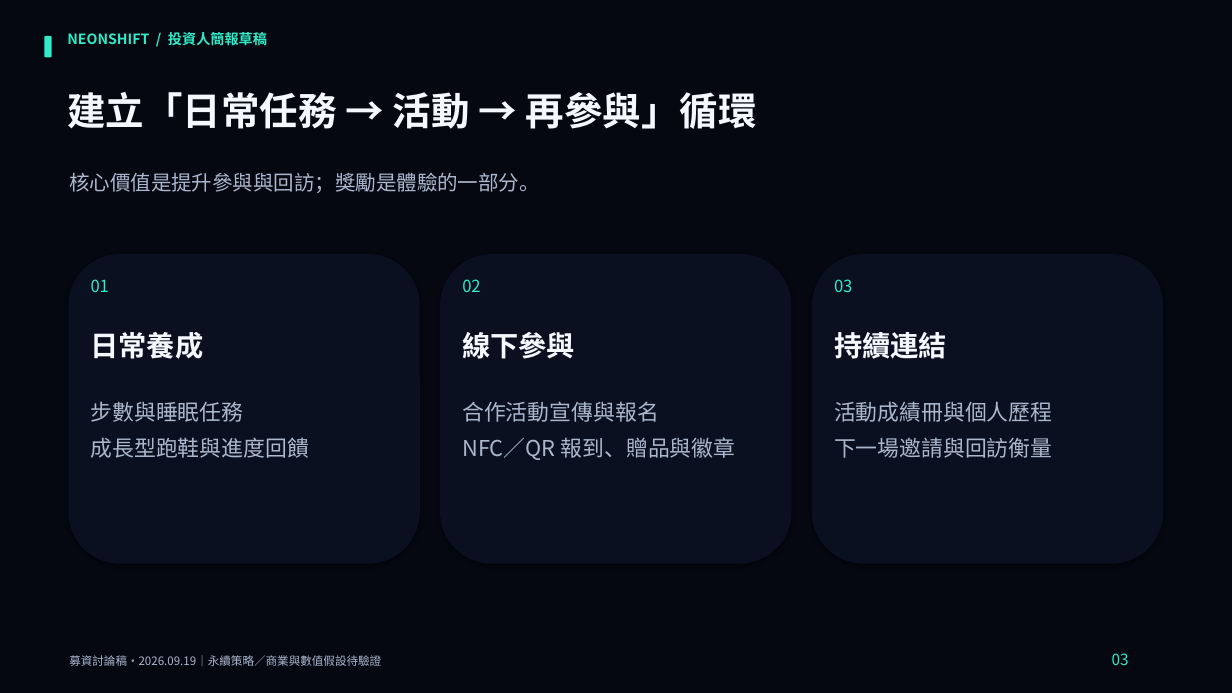
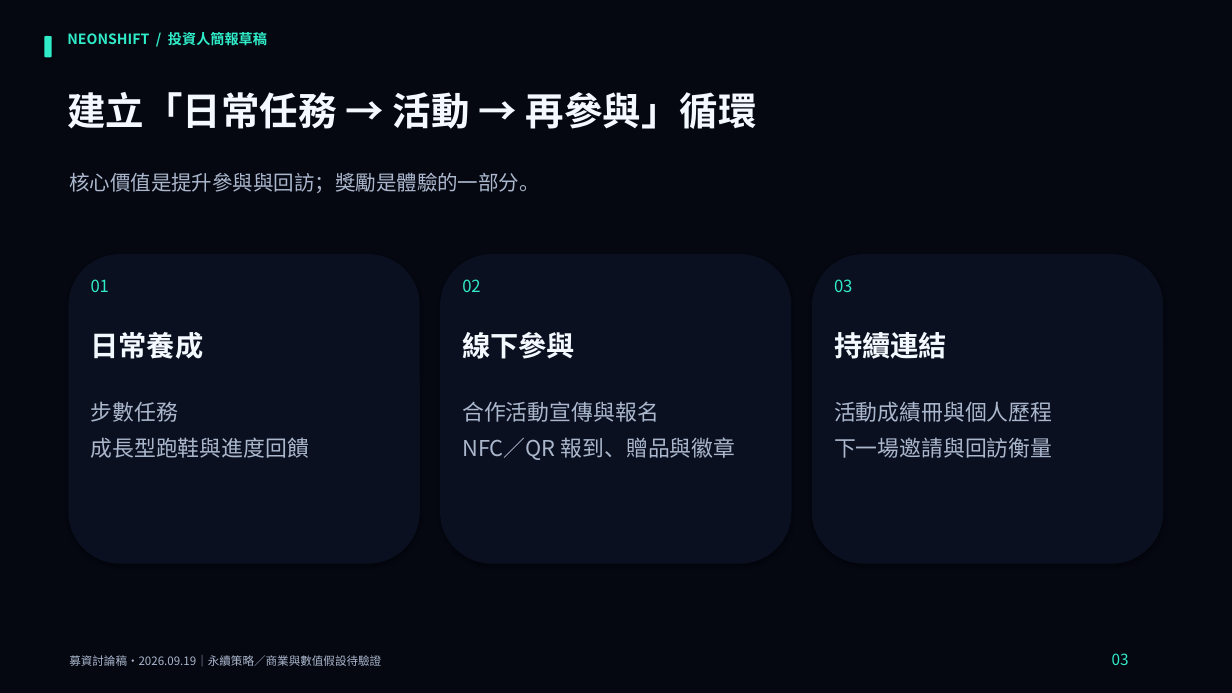
Before and after one commit to stan0714/neonshift, a slide deck: slide 3 of output/fundraising/NeonShift_募資簡報_中文草稿_v4.pptx. Drawn at 1232x693 pixels with LibreOffice and Linux fonts; fonts in the diff are those of the drawing. Boxes give left, top, right and bottom in pixels: in the first picture for what was removed or moved away, otherwise in the second. Text is boxed around its words. In the diff, an @@ line names an element or a change of style, - is before the commit and + after.

```diff
--- a/output/fundraising/NeonShift_募資簡報_中文草稿_v4.pptx
+++ b/output/fundraising/NeonShift_募資簡報_中文草稿_v4.pptx
@@ text at bbox=[91, 401, 178, 422]: text changed @@
-步數與睡眠任務
+步數任務
```
Also in this commit, not shown: 54 other files.
